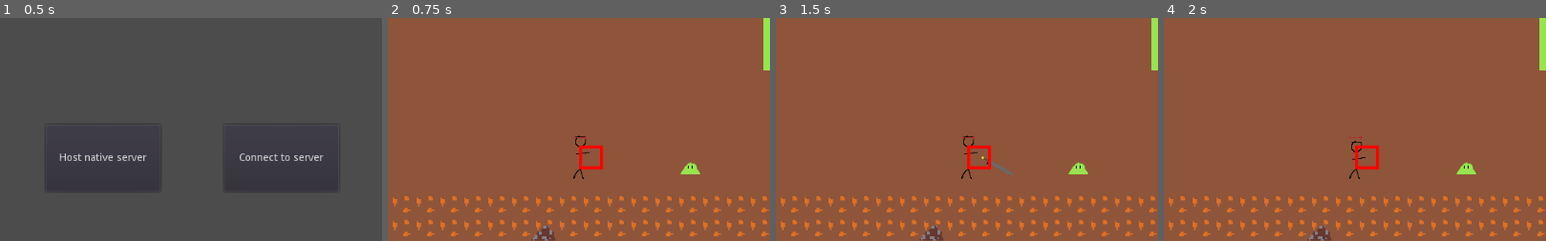
Above: before the commit, frames 1-4 (left to right).
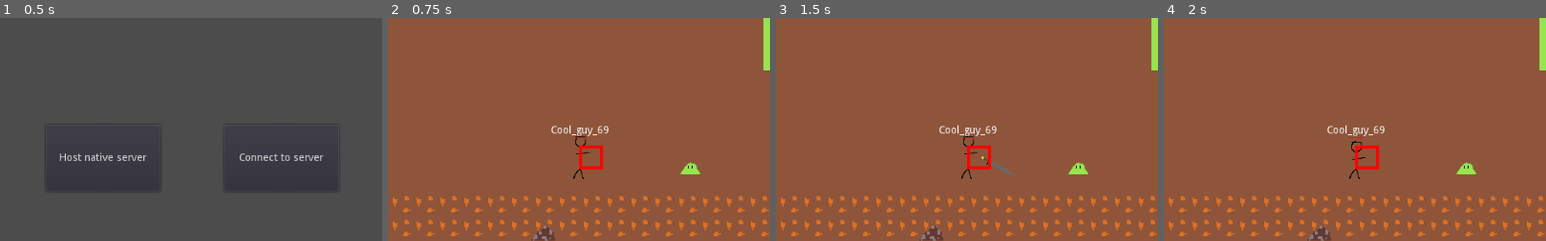
Above: after the commit, the same moments.

Repository: ToxicGLaDOS/cavetown
Game: Godot game, scene res://server_selection.tscn
The game is run twice, just before and just after one commit, with the same random seed, the same clock (stepped at 60 frames per second) and the same inputs.
Inputs:
- Up to frame 1 (0.5 s): no input
- Up to frame 2 (0.75 s): click "Singleplayer" at 0.5 s
- Up to frame 3 (1.5 s): tap Enter at 1.25 s; hold Right from 1.28 s (still down); tap E at 1.35 s
- Up to frame 4 (2 s): keep holding Right; tap Space at 1.52 s
The pictures show only the part of the screen within x 25-75%, y 19-69%; the shares and areas given below are measured in that part.

Frame 1 is identical in both runs. In frame 2, 0.3% of the frame differs, in the area x 42-58%, y 47-53%; in frame 3, 0.3%; in frame 4, 0.3%.

Commit message:
Add player labels

Diff:
--- a/networking_manager.gd
+++ b/networking_manager.gd
@@ -86,6 +86,7 @@
     # Load my player
     var my_player = world.get_node("Player")
     my_player.set_name(str(selfPeerID))
+    my_player.set_name_label(get_info()['name'])
     my_player.set_network_master(selfPeerID) # Will be explained later
 
     # Load other players
@@ -94,6 +95,7 @@
         player.set_name(str(p))
         player.set_network_master(p) # Will be explained later
         get_node("/root/World").add_child(player)
+        player.set_name_label(player_info[p]["name"])
 
     my_player.get_node("Camera2D").current = true
     # Only clients should call the done_preconfiguring step
--- a/player/player.gd
+++ b/player/player.gd
@@ -55,6 +55,11 @@
     else:
         position = puppet_pos
 
+func set_name_label(name: String):
+    var name_label = get_node("NameLabel")
+    name_label.text = name
+    var min_size = name_label.get_minimum_size()
+    name_label.rect_position = Vector2(-min_size.x / 2, name_label.rect_position.y)
 
 remote func rotate_character(direction):
     if direction == Direction.UP:
--- a/player/player.tscn
+++ b/player/player.tscn
@@ -88,3 +88,12 @@
 
 [node name="Sprite" parent="Position2D" instance=ExtResource( 4 )]
 visible = false
+
+[node name="NameLabel" type="Label" parent="."]
+anchor_left = 0.5
+anchor_right = 0.5
+margin_top = -44.0
+margin_bottom = -30.0
+__meta__ = {
+"_edit_use_anchors_": false
+}
--- a/server_ui_manager.gd
+++ b/server_ui_manager.gd
@@ -94,7 +94,9 @@
     get_tree().network_peer = null
 
 func _on_singleplayer_button_pressed():
-    network_manager.load_world()
+    var world = network_manager.load_world()
+    var player = world.get_node("Player")
+    player.set_name_label(name_input_root.get_node("NameInput").text)
     queue_free()
 
 func get_name():
